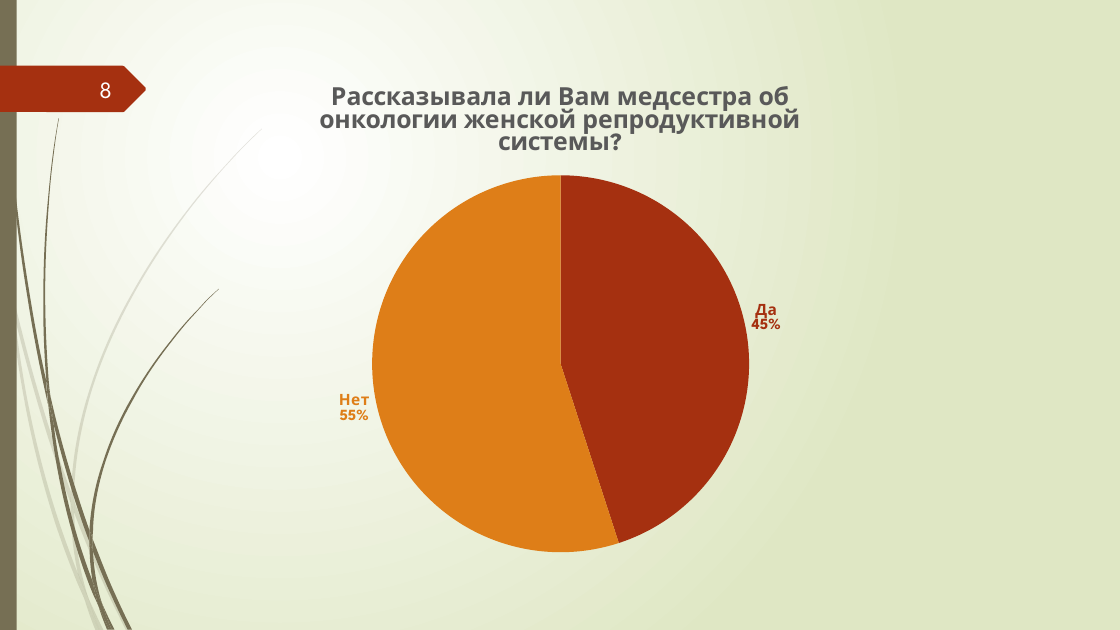
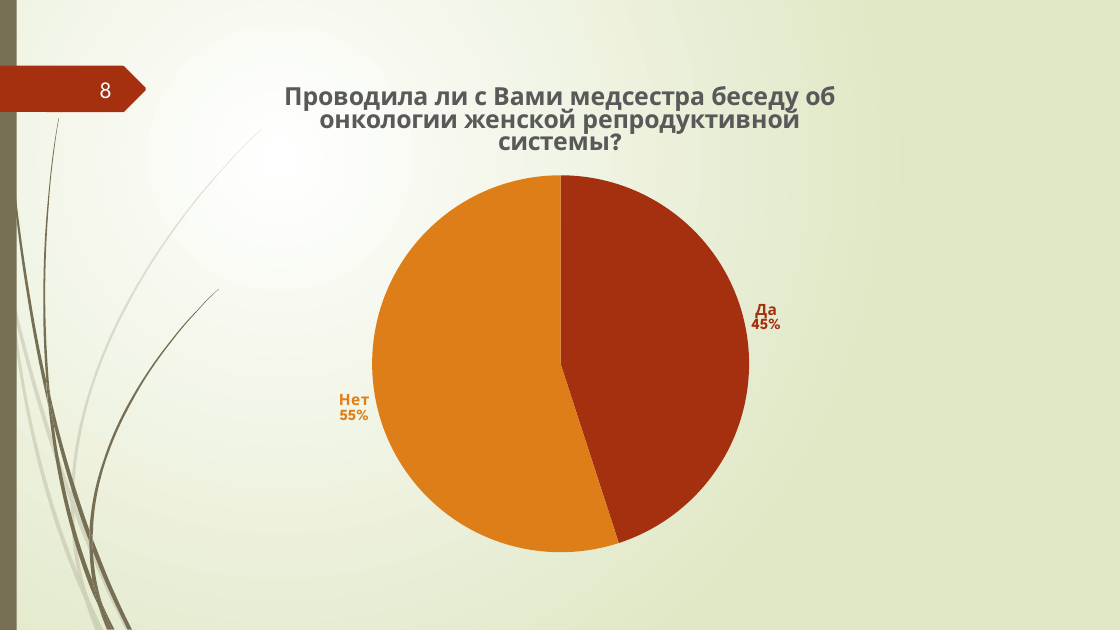
Before and after one commit to cottarius/kate-kurs, a slide deck: slide 8 of ProkopenkoES.ppsx. Drawn at 1120x630 pixels with LibreOffice and Linux fonts; fonts in the diff are those of the drawing. Boxes give left, top, right and bottom in pixels: in the first picture for what was removed or moved away, otherwise in the second. Text is boxed around its words. In the diff, an @@ line names an element or a change of style, - is before the commit and + after.

```diff
--- a/ProkopenkoES.ppsx
+++ b/ProkopenkoES.ppsx
@@ pie chart at (187, 66, 933, 565) @@
@@ title "Рассказывала ли Вам медсестра об онкологии женской репродуктивной системы?" to "Проводила ли с Вами медсестра беседу об онкологии женской репродуктивной системы? " @@
-Рассказывала ли Вам медсестра об онкологии женской репродуктивной системы?: 45, 55, -, -
+Series 1: 45, 55, -, -
```
Also in this commit, not shown: 2 other slides changed, 2 other files.
